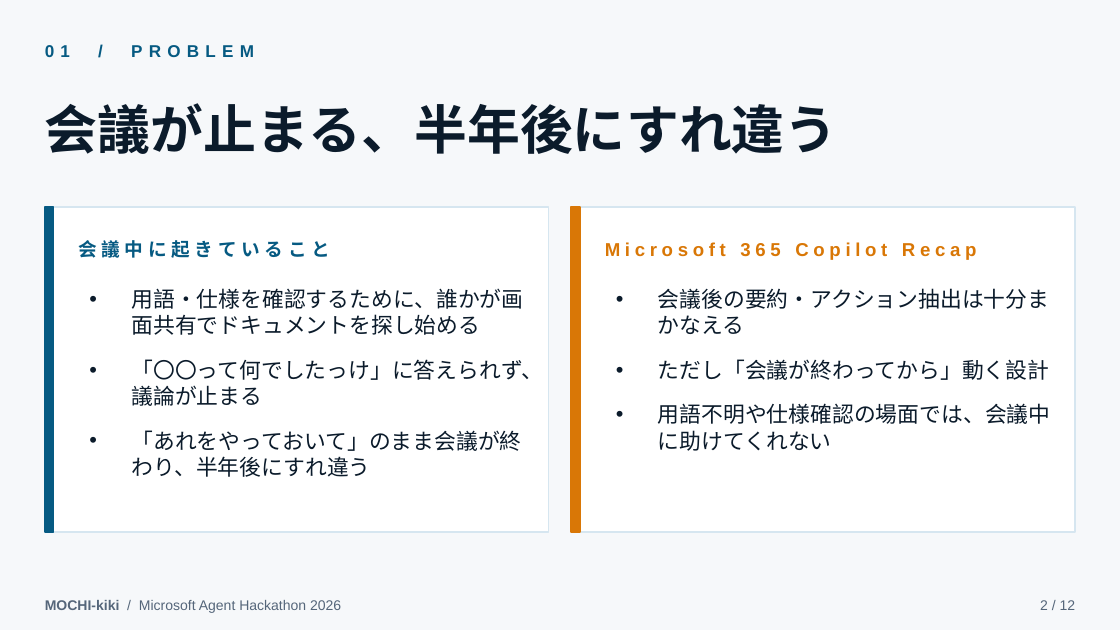
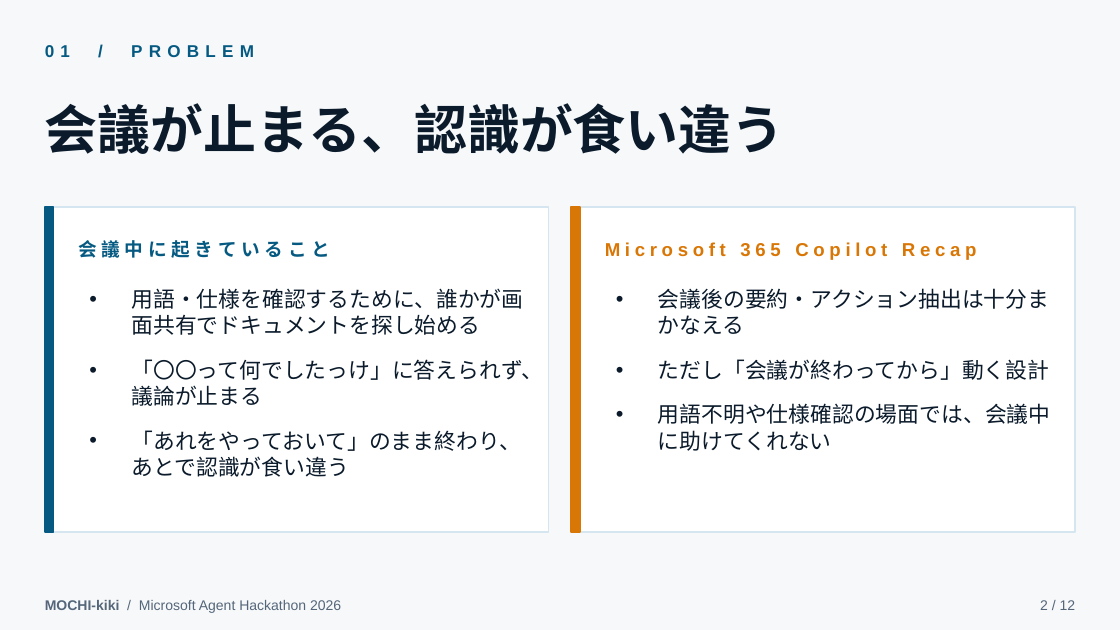
Before and after one commit to MOCHITEC/MOCHI-kiki, a slide deck: slide 2 of articles/mochi-kiki-teams-agent/video/mochi-kiki-demo-deck.pptx. Drawn at 1120x630 pixels with LibreOffice and Linux fonts; fonts in the diff are those of the drawing. Boxes give left, top, right and bottom in pixels: in the first picture for what was removed or moved away, otherwise in the second. Text is boxed around its words. In the diff, an @@ line names an element or a change of style, - is before the commit and + after.

```diff
--- a/articles/mochi-kiki-teams-agent/video/mochi-kiki-demo-deck.pptx
+++ b/articles/mochi-kiki-teams-agent/video/mochi-kiki-demo-deck.pptx
@@ text at <box>45,103,784,154</box>: text changed @@
-会議が止まる、半年後にすれ違う
+会議が止まる、認識が食い違う
@@ text at <box>131,430,520,477</box>: text changed @@
-• 「あれをやっておいて」のまま会議が終わり、半年後にすれ違う
+• 「あれをやっておいて」のまま終わり、あとで認識が食い違う
```
Also in this commit, not shown: 5 other slides changed, 3 other files.
